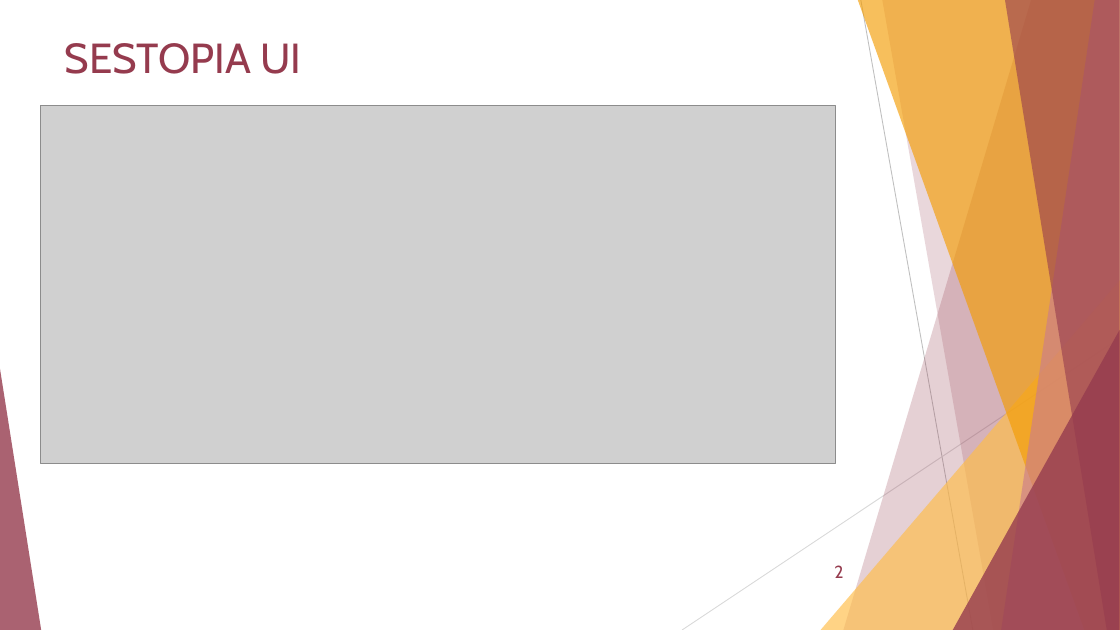
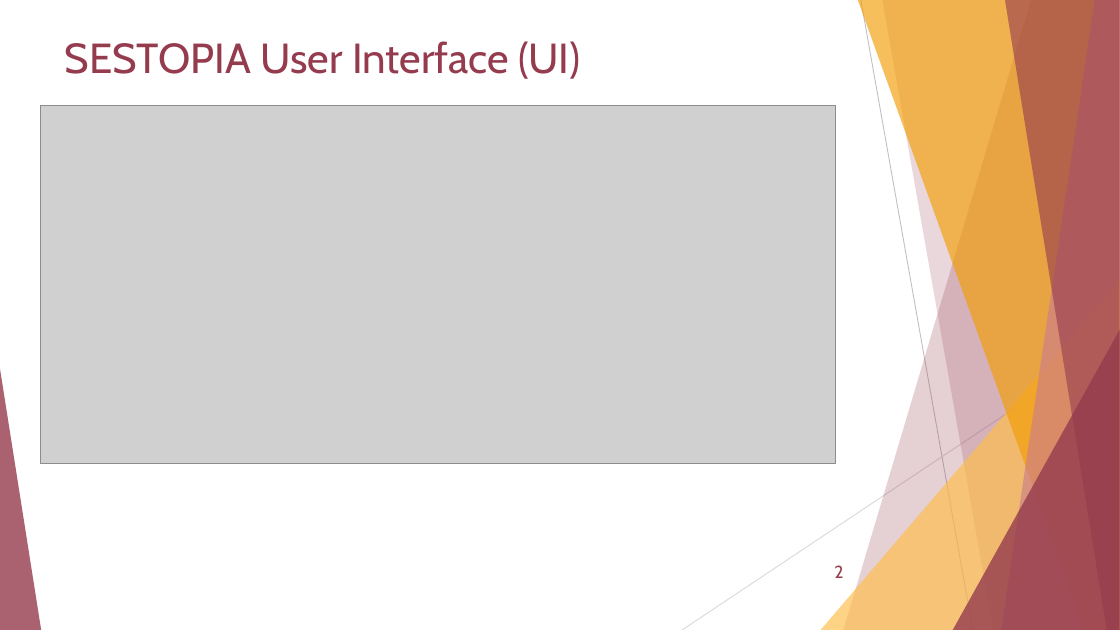
Before and after one commit to Saicharanduduka/SOEN-6011-TEAM-D, a slide deck: slide 2 of Deliverable-1/TeamD_Project_Presentation_Slim.pptx. Drawn at 1120x630 pixels with LibreOffice and Linux fonts; fonts in the diff are those of the drawing; grey boxes stand for pictures. Boxes give left, top, right and bottom in pixels: in the first picture for what was removed or moved away, otherwise in the second. Text is boxed around its words. In the diff, an @@ line names an element or a change of style, - is before the commit and + after.

```diff
--- a/Deliverable-1/TeamD_Project_Presentation_Slim.pptx
+++ b/Deliverable-1/TeamD_Project_Presentation_Slim.pptx
@@ title at (x1=65, y1=41, x2=580, y2=79): text changed @@
-SESTOPIA UI
+SESTOPIA User Interface (UI)
```
Also in this commit, not shown: 3 other slides changed, 1 other file.
